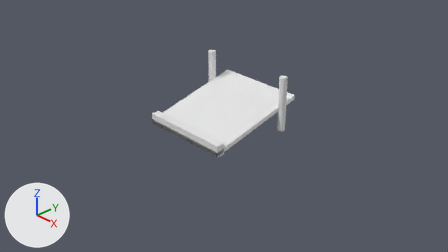
Before and after pictures for a commit that changed the Blender file maybraid/art/furniture/shelf/row/shelf_row_001.blend.
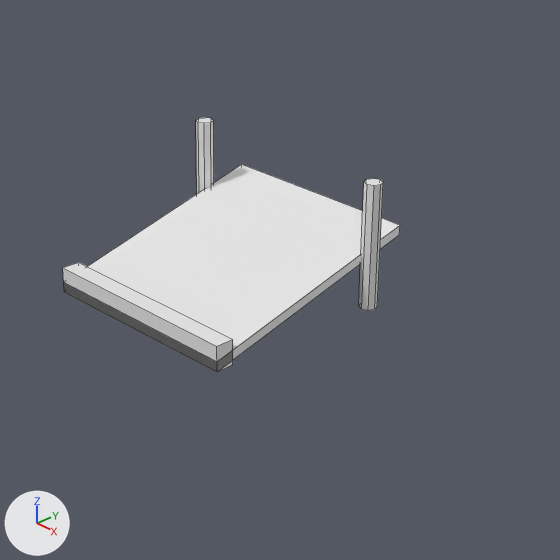
Each version is shown from the file's camera 'Camera', then close up on the part from 28% to 81% of the width and 0% to 94% of the height. Arrows for +X, +Y and +Z are at lower left; the lights stay in place. The older version's two pictures come first. The close-ups show mesh edges as thin lines.

In view in the first close-up: 'shelf_row_001'.
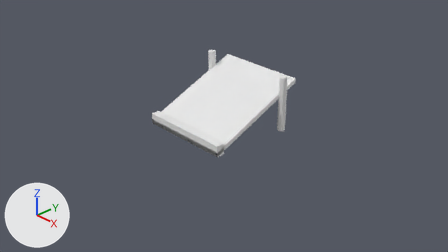
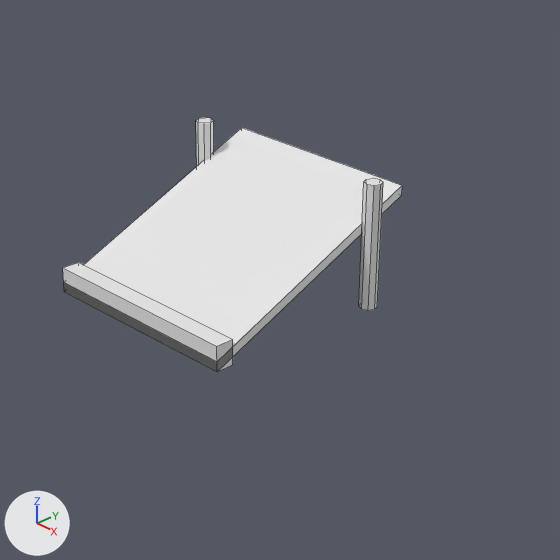
Boxes [x1, y1, x2, y2] around the edits, measured in the close-ups (560 x 560 px; the box of a moved part takes in the faces that stretch with it):
'shelf_row_001', reshaped
    before: [63, 118, 400, 372]
    after: [63, 118, 402, 372]
part 1 of me_shelf_row_001, moved or reshaped
    before: [87, 164, 400, 371]
    after: [84, 128, 402, 371]

What the commit changed:
me_shelf_row_001 has 48 vertices, 32 faces and spans x -0.97..0.97, y -0.95..0.92, z 0.0..1.0.
me_shelf_row_001 is used by ob_shelf_row_001; location (0.0, 0.0, 0.0).
Before the commit, vertices of me_shelf_row_001: 2 (-0.86, 0.92, 0.46), 3 (-0.86, 0.92, 0.54) at pixel (241, 164), 6 (0.86, 0.92, 0.46) at pixel (399, 234), 7 (0.86, 0.92, 0.54) at pixel (400, 225).
Part 1, on me_shelf_row_001:
Vertices 2, 3, 6, 7 of me_shelf_row_001 move by (0.0, 0.0, 0.32).
